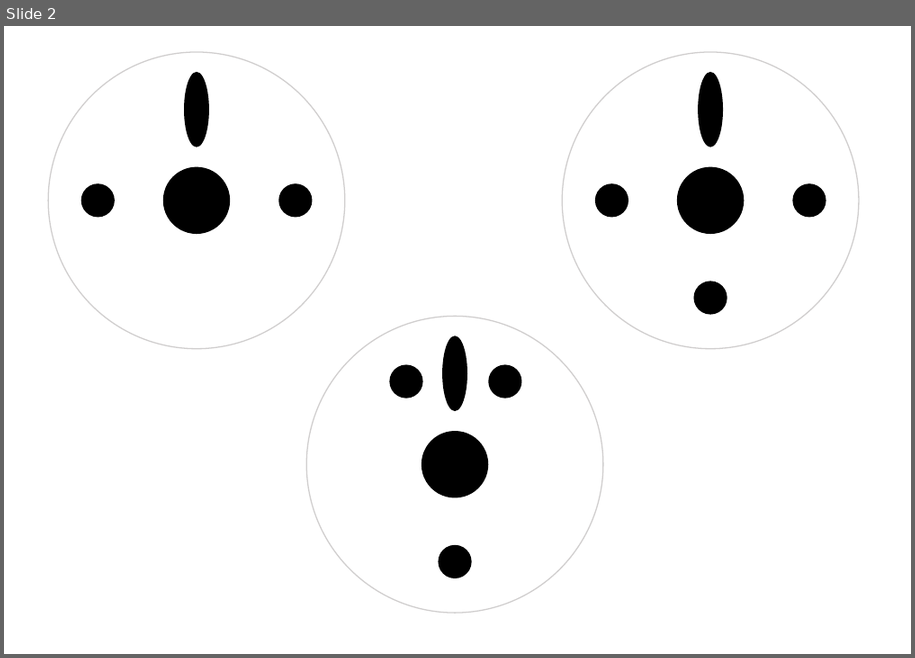
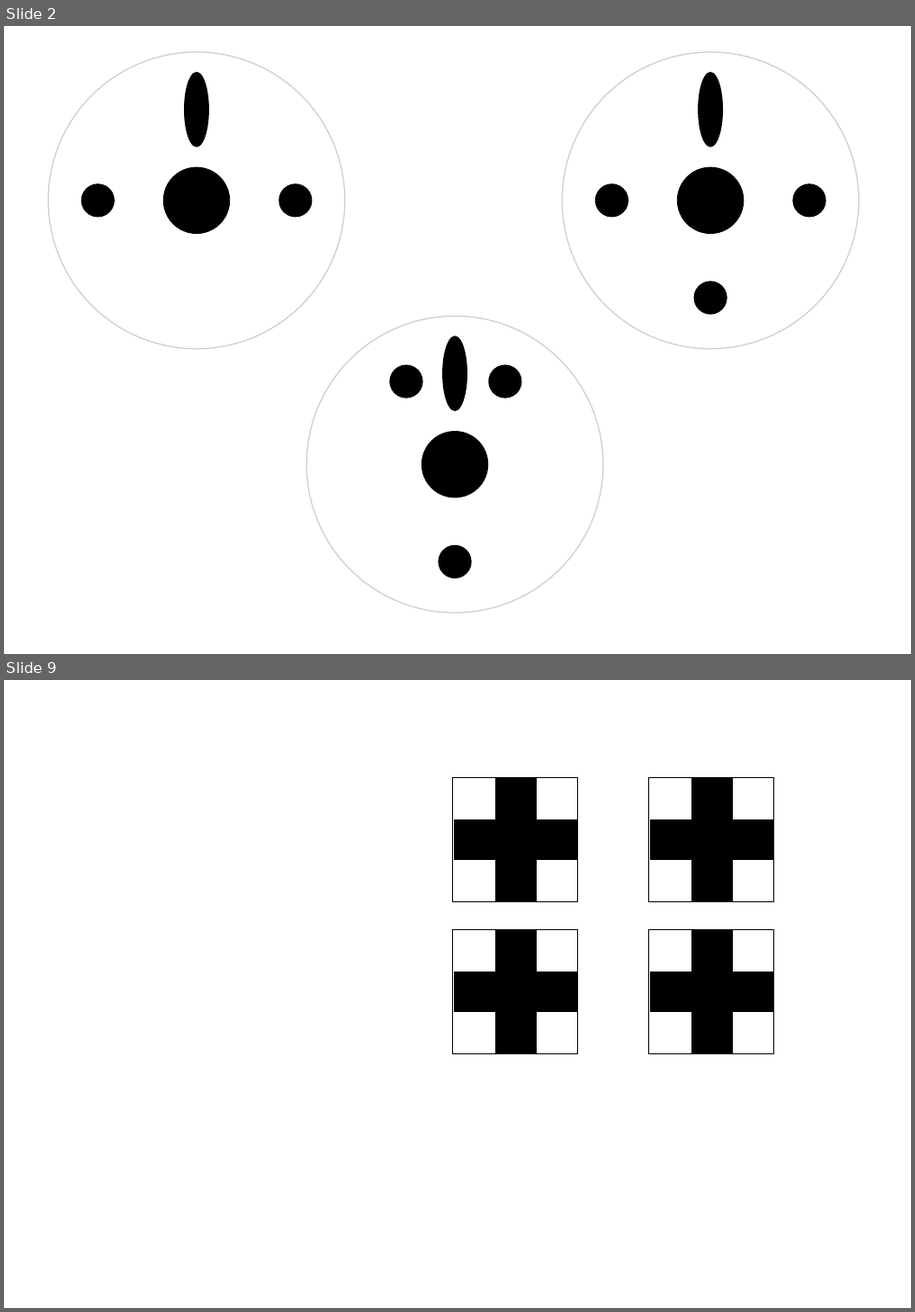
Before and after one commit to BioBoost/raceberry_detector, a slide deck: images/images.pptx. Shown one above the other, each under a label of ours: slide 2 before the commit, slides 2 and 9 after it; the slides between them are not shown. The pictures are 915x658 and 915x1312 pixels, drawn with LibreOffice and Linux fonts; fonts in the diff are those of the drawing. Boxes give left, top, right and bottom in pixels: in the first picture for what was removed or moved away, otherwise in the second. Text is boxed around its words. In the diff, an @@ line names an element or a change of style, - is before the commit and + after.

```diff
--- a/images/images.pptx
+++ b/images/images.pptx
@@ slide 9 added at [4, 680, 911, 1308], background #FFFFFF @@
@@ plus sign added at [433, 756, 601, 924], fill #000000, outline #000000 1 pt @@
@@ plus sign added at [629, 756, 796, 924], fill #000000, outline #000000 1 pt @@
@@ rectangle added at [453, 777, 578, 901], outline #000000 0.25 pt @@
@@ rectangle added at [649, 777, 774, 901], outline #000000 0.25 pt @@
@@ plus sign added at [433, 908, 601, 1075], fill #000000, outline #000000 1 pt @@
@@ plus sign added at [629, 908, 796, 1075], fill #000000, outline #000000 1 pt @@
@@ rectangle added at [453, 929, 578, 1054], outline #000000 0.25 pt @@
@@ rectangle added at [649, 929, 774, 1054], outline #000000 0.25 pt @@
```
Also in this commit, not shown: 6 other slides added, 5 other files.
